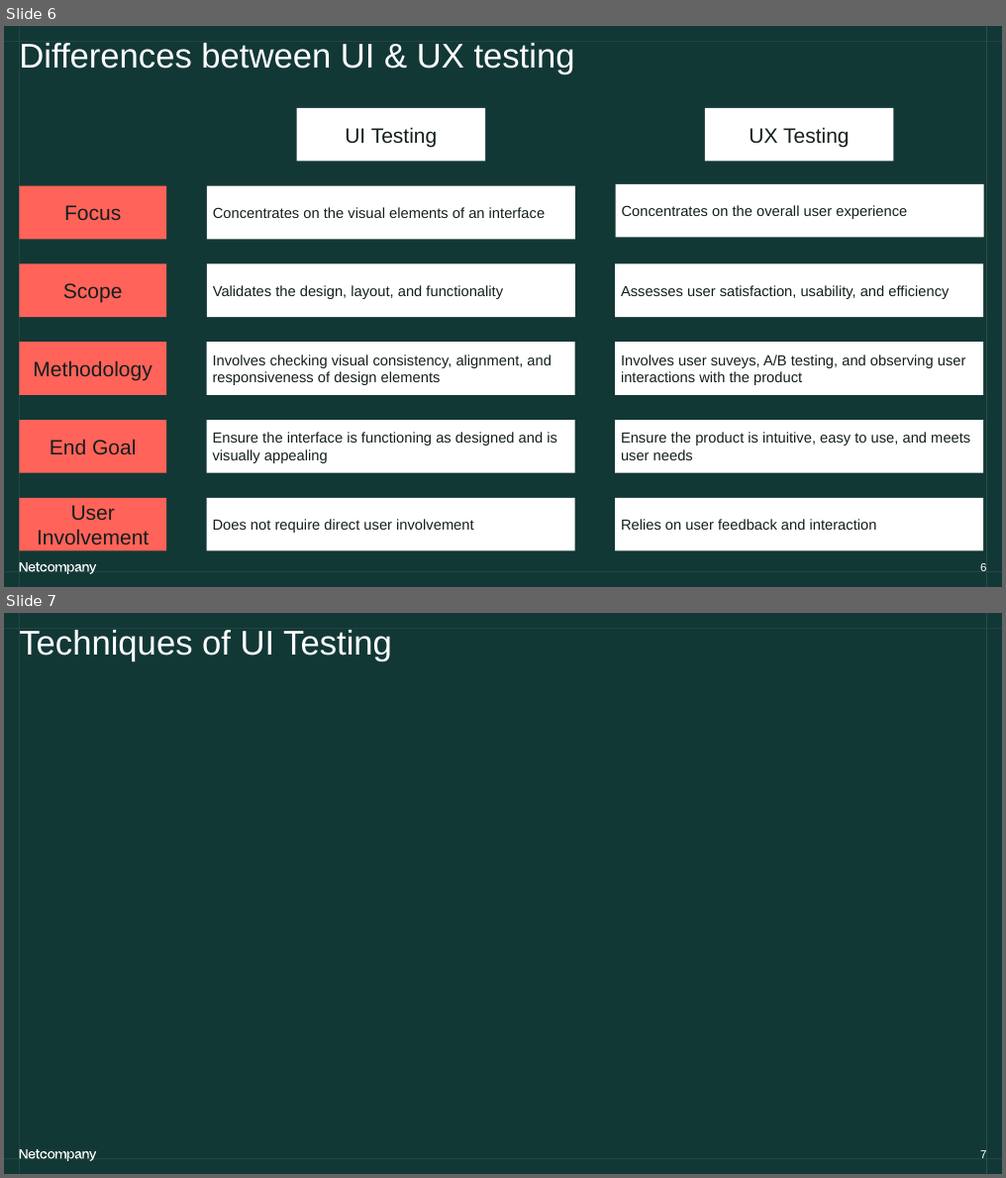
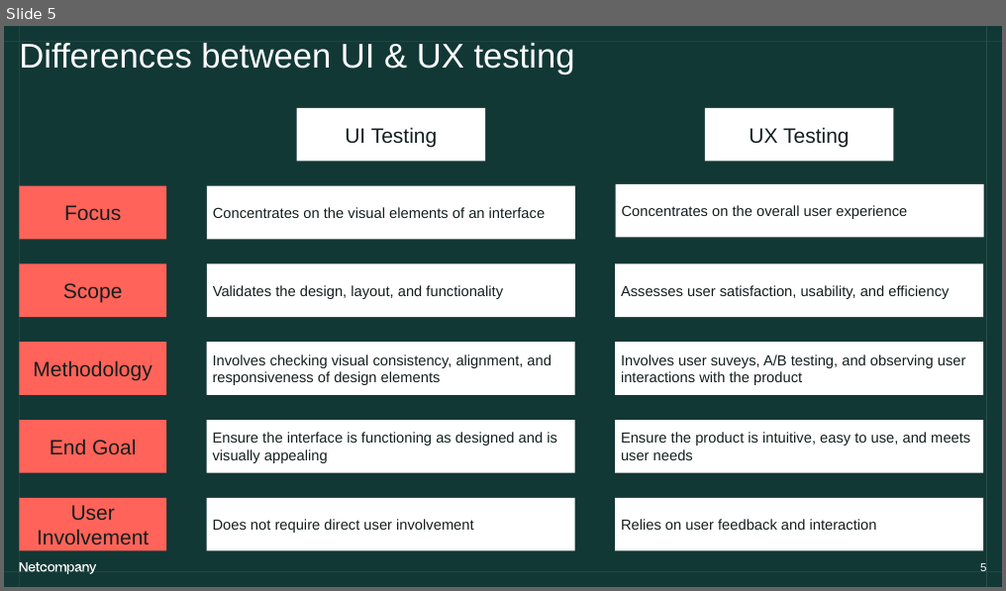
Before and after one commit to NLTTam/coe-ui-test-auto, a slide deck: test_cases/COE_UITest_Playwright.pptx. Shown one above the other, each under a label of ours: slides 6 and 7 before the commit, slide 5 after it. The pictures are 1006x1178 and 1006x591 pixels, drawn with LibreOffice and Linux fonts; fonts in the diff are those of the drawing. Boxes give left, top, right and bottom in pixels: in the first picture for what was removed or moved away, otherwise in the second. Text is boxed around its words. In the diff, an @@ line names an element or a change of style, - is before the commit and + after.

```diff
--- a/test_cases/COE_UITest_Playwright.pptx
+++ b/test_cases/COE_UITest_Playwright.pptx
@@ slide 7 removed at [4, 613, 1002, 1174], background #141E1E; not listed: 4 template elements that a slide beside it also shows @@
@@ title removed at [19, 630, 392, 663] @@
-Techniques of UI Testing
@@ page number removed at [980, 1151, 986, 1158] @@
-7
@@ what was slide 6 is now slide 5 @@
```
Also in this commit, not shown: 4 slides changed, 2 slides added, 1 other slide removed.
